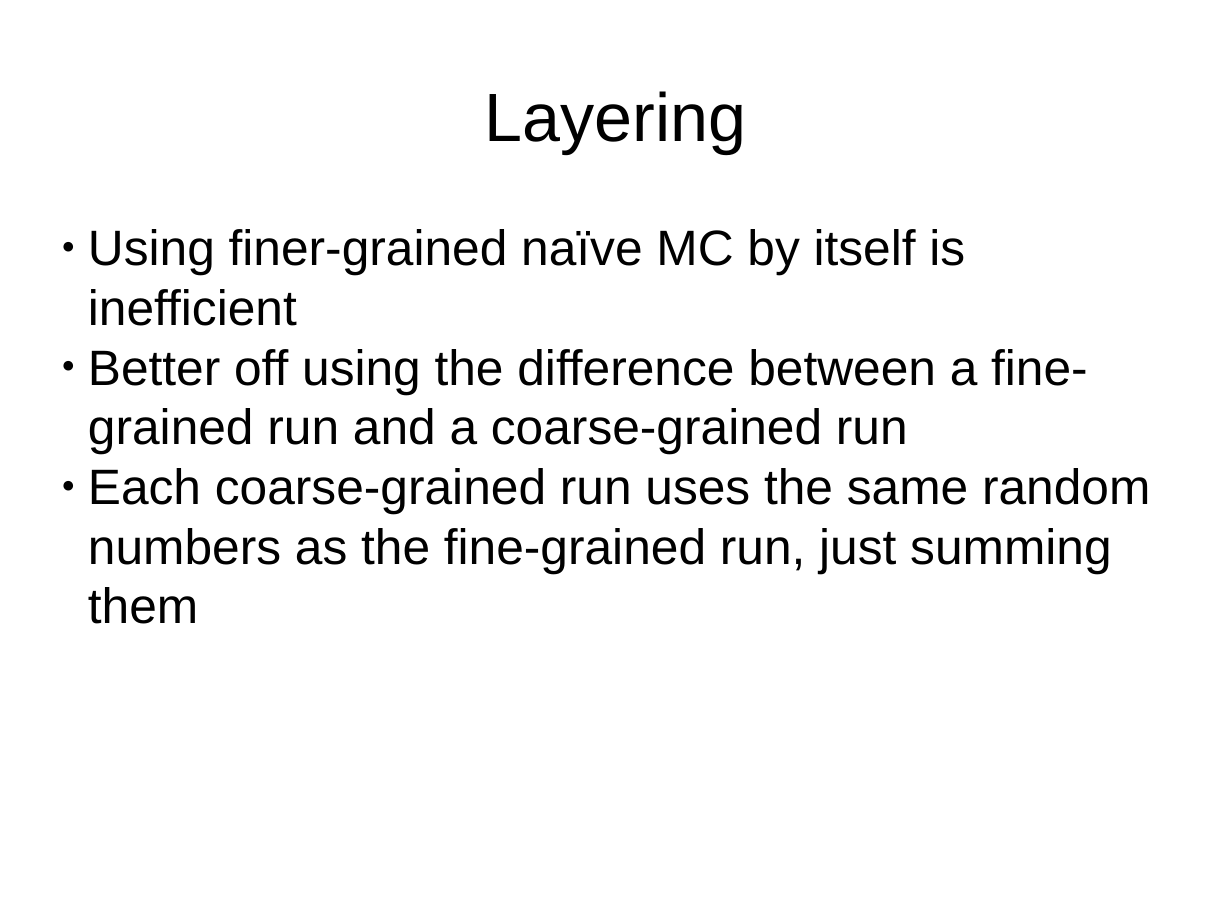
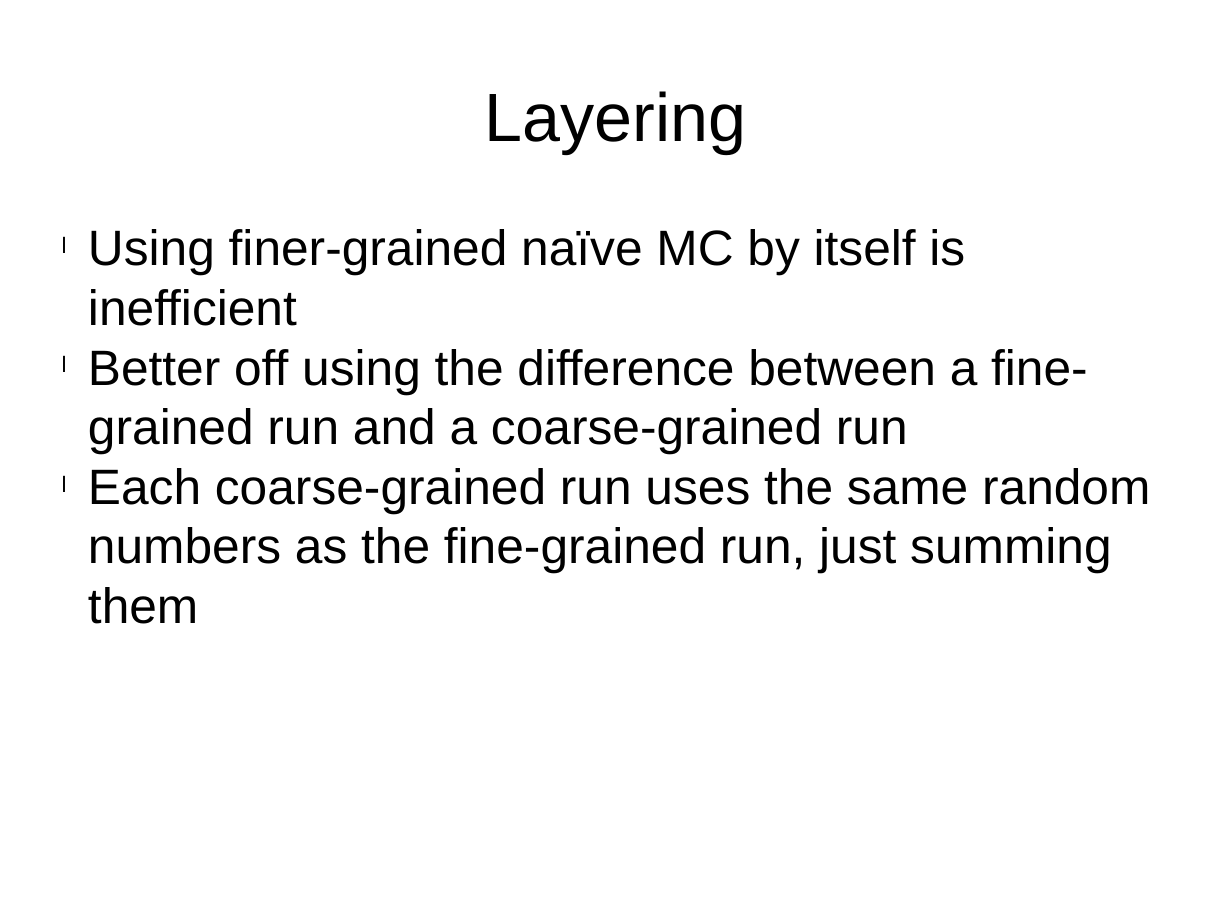
Before and after one commit to HaroldRKingsberg/MLMC, a slide deck: slide 9 of docs/final_presentation.pptx. Drawn at 1232x924 pixels with LibreOffice and Linux fonts; fonts in the diff are those of the drawing. Boxes give left, top, right and bottom in pixels: in the first picture for what was removed or moved away, otherwise in the second. Text is boxed around its words. In the diff, an @@ line names an element or a change of style, - is before the commit and + after.

```diff
--- a/docs/final_presentation.pptx
+++ b/docs/final_presentation.pptx
@@ text "Using finer-grained naïve MC by ..." at (x1=88, y1=229, x2=1150, y2=624): bullet ● to l @@
```
Also in this commit, not shown: 5 other slides changed, 1 slide added.
